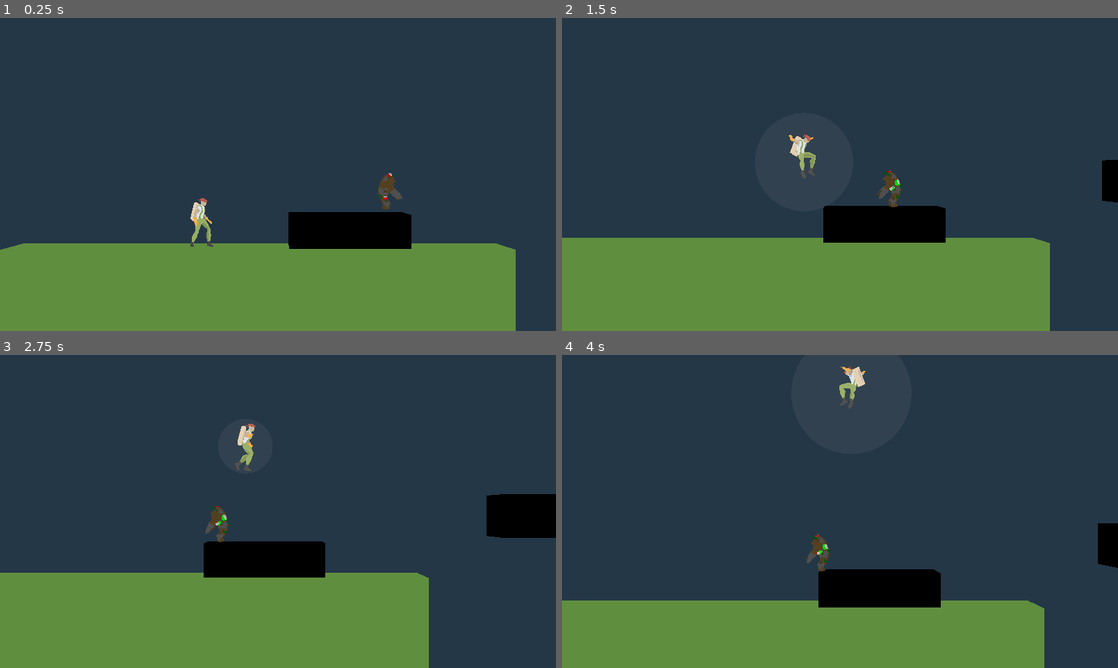
Above: before the commit, frames 1-4 (two rows, left to right).
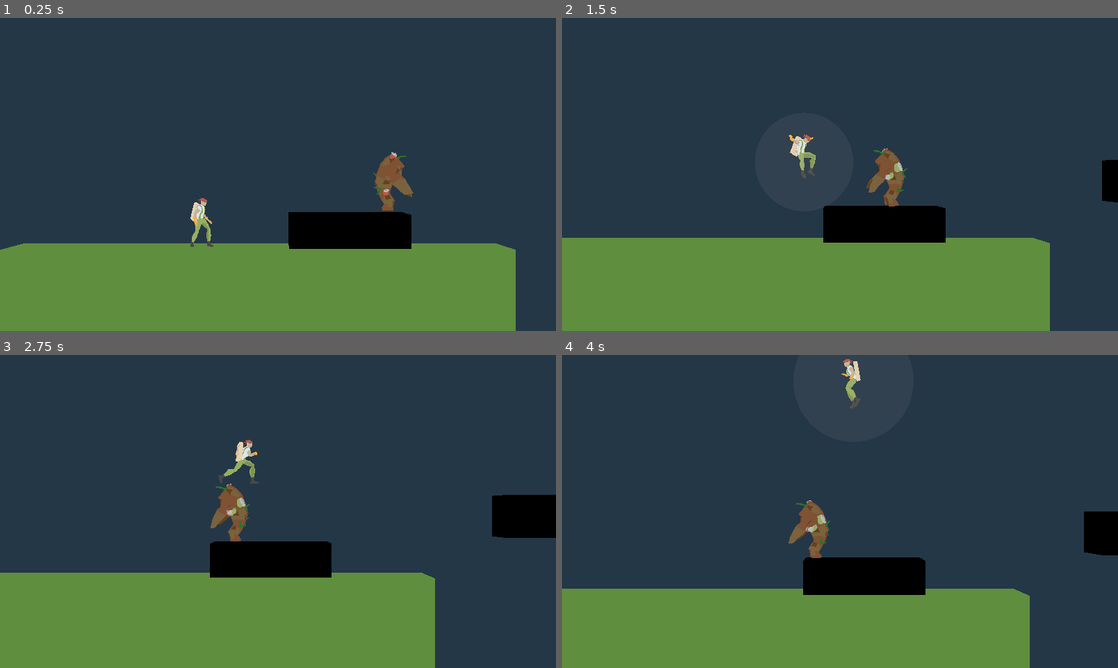
Above: after the commit, the same moments.

Repository: VLauren/BubbleJam
Game: Godot game, scene res://Scenes/levels/level01.tscn
Two runs of this game, one before a commit and one after it. Both use one fixed random seed, a clock stepped at 60 frames per second and the inputs below.
Inputs (mouse positions are in pixels of both pictures, inside the frame that each line leads up to):
- Up to frame 1 (0.25 s): no input
- Up to frame 2 (1.5 s): tap Enter (ui_accept) at 0.5, 0.6, 0.77, 1.07 s; move the mouse to (962, 158) at 0.52 s; hold Right (ui_right) 0.53-1.28 s; click (962, 158) at 0.67 s; move the mouse to (728, 190) at 1.27 s; hold Down (ui_down) from 1.28 s (still down); tap F at 1.35 s
- Up to frame 3 (2.75 s): tap Enter (ui_accept) at 1.52, 1.55, 1.82, 2.1 s; move the mouse to (333, 442) at 2.02 s; release Down (ui_down) at 2.03 s; hold Right (ui_right) from 2.03 s (still down)
- Up to frame 4 (4 s): move the mouse to (812, 574) at 2.77 s; release Right (ui_right) at 2.78 s; hold Up (ui_up) 2.78-3.53 s; tap F at 2.85 s; click (812, 574) at 2.92 s; tap Enter (ui_accept) at 3.02, 3.05, 3.32, 3.6, 3.77 s; move the mouse to (1006, 558) at 3.52 s; hold Left (ui_left) from 3.53 s (still down)

The runs differ from the first frame. In frame 1, 0.7% of the frame differs, in the area x 67-75%, y 42-62%; in frame 2, 0.7%; in frame 3, 2.0%; in frame 4, 6.6%, in the area x 0-100%, y 1-100%.

Commit message:
materiales caja, enemigo anim

Diff:
--- a/Materials/Enemigo/M_BasuraClaro.tres
+++ b/Materials/Enemigo/M_BasuraClaro.tres
@@ -4,4 +4,4 @@
 resource_name = "M_BasuraClaro"
 shading_mode = 0
 vertex_color_use_as_albedo = true
-albedo_color = Color(0.33, 0.25344, 0.1386, 1)
+albedo_color = Color(0.498039, 0.321569, 0.203922, 1)
--- a/Materials/Enemigo/M_BasuraGris.tres
+++ b/Materials/Enemigo/M_BasuraGris.tres
@@ -4,4 +4,4 @@
 resource_name = "M_BasuraGris"
 shading_mode = 0
 vertex_color_use_as_albedo = true
-albedo_color = Color(0.31, 0.31, 0.31, 1)
+albedo_color = Color(0.478431, 0.384314, 0.247059, 1)
--- a/Materials/Enemigo/M_BasuraNegro.tres
+++ b/Materials/Enemigo/M_BasuraNegro.tres
@@ -4,4 +4,4 @@
 resource_name = "M_BasuraNegro"
 shading_mode = 0
 vertex_color_use_as_albedo = true
-albedo_color = Color(0.13, 0.13, 0.13, 1)
+albedo_color = Color(0.239216, 0.247059, 0.254902, 1)
--- a/Materials/Enemigo/M_BasuraOjos.tres
+++ b/Materials/Enemigo/M_BasuraOjos.tres
@@ -4,4 +4,4 @@
 resource_name = "M_BasuraOjos"
 shading_mode = 0
 vertex_color_use_as_albedo = true
-albedo_color = Color(1, 0, 0, 1)
+albedo_color = Color(0.72549, 0.34902, 0.305882, 1)
--- a/Materials/Enemigo/M_BasuraOscuro.tres
+++ b/Materials/Enemigo/M_BasuraOscuro.tres
@@ -4,4 +4,4 @@
 resource_name = "M_BasuraOscuro"
 shading_mode = 0
 vertex_color_use_as_albedo = true
-albedo_color = Color(0.28, 0.217747, 0.1176, 1)
+albedo_color = Color(0.407843, 0.25098, 0.117647, 1)
--- a/Materials/Enemigo/M_Lata.tres
+++ b/Materials/Enemigo/M_Lata.tres
@@ -4,4 +4,4 @@
 resource_name = "M_Lata"
 shading_mode = 0
 vertex_color_use_as_albedo = true
-albedo_color = Color(0.8, 0, 0.0133331, 1)
+albedo_color = Color(0.72549, 0.34902, 0.305882, 1)
--- a/Materials/Enemigo/M_Lata2.tres
+++ b/Materials/Enemigo/M_Lata2.tres
@@ -4,4 +4,4 @@
 resource_name = "M_Lata2"
 shading_mode = 0
 vertex_color_use_as_albedo = true
-albedo_color = Color(0, 0.84, 0.028, 1)
+albedo_color = Color(0.588235, 0.678431, 0.4, 1)
--- a/Materials/Enemigo/M_LataBordecitos.tres
+++ b/Materials/Enemigo/M_LataBordecitos.tres
@@ -4,4 +4,4 @@
 resource_name = "M_LataBordecitos"
 shading_mode = 0
 vertex_color_use_as_albedo = true
-albedo_color = Color(0.73, 0.73, 0.73, 1)
+albedo_color = Color(0.729412, 0.729412, 0.729412, 1)
--- a/Materials/Enemigo/M_LataOscuro.tres
+++ b/Materials/Enemigo/M_LataOscuro.tres
@@ -4,4 +4,4 @@
 resource_name = "M_LataOscuro"
 shading_mode = 0
 vertex_color_use_as_albedo = true
-albedo_color = Color(0.5, 0.5, 0.5, 1)
+albedo_color = Color(0.556863, 0.572549, 0.588235, 1)
--- a/Materials/Enemigo/M_VerdeBolsa.tres
+++ b/Materials/Enemigo/M_VerdeBolsa.tres
@@ -4,4 +4,4 @@
 resource_name = "M_VerdeBolsa"
 shading_mode = 0
 vertex_color_use_as_albedo = true
-albedo_color = Color(0, 0.32, 0.0693333, 1)
+albedo_color = Color(0.189053, 0.44, 0.1848, 1)
--- a/Meshes/Prefabs/EnemyRubishScene.tscn
+++ b/Meshes/Prefabs/EnemyRubishScene.tscn
@@ -127,27 +127,27 @@
 [node name="EnemyRubish" instance=ExtResource("1_0nxbr")]
 
 [node name="Skeleton" parent="." index="0"]
-bones/0/position = Vector3(-0.00827507, 1.21972, 0.067962)
-bones/0/rotation = Quaternion(-0.00406478, 0.00100672, -0.00544837, 0.999976)
-bones/1/rotation = Quaternion(0.143255, 0.000454429, -0.000719598, 0.989686)
-bones/2/rotation = Quaternion(0.173302, 0.00271655, 0.00865634, 0.984827)
-bones/3/rotation = Quaternion(0.107332, 0.00221104, 0.00843825, 0.994185)
-bones/4/rotation = Quaternion(0.0240672, -0.00806568, 0.00118168, 0.999677)
-bones/5/rotation = Quaternion(-0.198428, 0.0223342, -0.0160353, 0.97973)
-bones/7/rotation = Quaternion(0.285593, 0.525646, 0.613367, -0.515669)
-bones/8/rotation = Quaternion(0.17788, 0.936412, -0.168034, 0.251508)
-bones/9/rotation = Quaternion(0.432767, -0.652541, 0.198254, 0.589575)
-bones/11/rotation = Quaternion(0.314695, -0.519145, -0.58744, -0.535136)
-bones/12/rotation = Quaternion(-0.128118, 0.934142, -0.248594, -0.221733)
-bones/13/rotation = Quaternion(0.460288, 0.742177, -0.256714, 0.414013)
-bones/15/rotation = Quaternion(0.0821222, 0.247608, 0.945344, -0.195631)
-bones/16/rotation = Quaternion(0.11365, 0.868235, -0.482948, 0.00358993)
-bones/17/rotation = Quaternion(-0.0835791, 0.525109, -0.845771, -0.0441161)
-bones/18/rotation = Quaternion(0.109968, 0.993371, 0.0319902, 0.00987651)
-bones/20/rotation = Quaternion(-0.149075, 0.28665, 0.934834, 0.147292)
-bones/21/rotation = Quaternion(-0.0118353, 0.907384, -0.418442, 0.0376879)
-bones/22/rotation = Quaternion(0.091639, 0.613779, -0.783285, -0.0366368)
-bones/23/rotation = Quaternion(-0.0835875, 0.9965, 2.54045e-05, -2.12586e-06)
+bones/0/position = Vector3(-0.00999479, 1.2181, 0.0701121)
+bones/0/rotation = Quaternion(-0.00189516, 0.000604248, -0.00497917, 0.999986)
+bones/1/rotation = Quaternion(0.143954, 0.000476851, -0.000787081, 0.989584)
+bones/2/rotation = Quaternion(0.1747, 0.00266413, 0.00845526, 0.984582)
+bones/3/rotation = Quaternion(0.109688, 0.00227421, 0.00839742, 0.993928)
+bones/4/rotation = Quaternion(0.0260064, -0.00801465, 0.00090312, 0.999629)
+bones/5/rotation = Quaternion(-0.188705, 0.0236753, -0.0174357, 0.981593)
+bones/7/rotation = Quaternion(0.286105, 0.524907, 0.613104, -0.51645)
+bones/8/rotation = Quaternion(0.183398, 0.933552, -0.161734, 0.262083)
+bones/9/rotation = Quaternion(0.430389, -0.654195, 0.192797, 0.59129)
+bones/11/rotation = Quaternion(0.313438, -0.518017, -0.590219, -0.533907)
+bones/12/rotation = Quaternion(-0.131217, 0.933666, -0.242067, -0.229028)
+bones/13/rotation = Quaternion(0.459989, 0.742708, -0.254789, 0.414582)
+bones/15/rotation = Quaternion(0.0812084, 0.248995, 0.945009, -0.195869)
+bones/16/rotation = Quaternion(0.114325, 0.867775, -0.483619, 0.00278925)
+bones/17/rotation = Quaternion(-0.0827292, 0.523422, -0.847006, -0.0420141)
+bones/18/rotation = Quaternion(0.112648, 0.993092, 0.0312757, 0.0100056)
+bones/20/rotation = Quaternion(-0.148443, 0.289103, 0.934194, 0.147191)
+bones/21/rotation = Quaternion(-0.0131713, 0.906388, -0.420394, 0.039435)
+bones/22/rotation = Quaternion(0.090917, 0.612112, -0.78469, -0.0362482)
+bones/23/rotation = Quaternion(-0.0849514, 0.996385, 2.51234e-05, -2.17184e-06)
 
 [node name="AnimationPlayer" parent="." index="1"]
 libraries = {
--- a/Scenes/enemy.tscn
+++ b/Scenes/enemy.tscn
@@ -5,16 +5,16 @@
 [ext_resource type="PackedScene" uid="uid://uk31leewjtbq" path="res://Meshes/Prefabs/EnemyRubishScene.tscn" id="3_l56c2"]
 
 [sub_resource type="CapsuleShape3D" id="CapsuleShape3D_aw2np"]
-radius = 0.398604
-height = 1.49982
+radius = 0.687802
+height = 2.49884
 
 [node name="Enemy" type="CharacterBody3D" groups=["enemy"]]
 script = ExtResource("1_ace5i")
 ProjectileScene = ExtResource("2_u2f30")
 
 [node name="CollisionShape3D" type="CollisionShape3D" parent="."]
-transform = Transform3D(1, 0, 0, 0, 1, 0, 0, 0, 1, 0.0284334, 0, 0)
+transform = Transform3D(1, 0, 0, 0, 1, 0, 0, 0, 1, 0.0908142, 0.40674, -0.0348823)
 shape = SubResource("CapsuleShape3D_aw2np")
 
 [node name="EnemyRubish" parent="." instance=ExtResource("3_l56c2")]
-transform = Transform3D(0.12941, 0, 0.482963, 0, 0.5, 0, -0.482963, 0, 0.12941, -0.0986556, -0.707309, 0)
+transform = Transform3D(0.207056, 0, 0.772741, 0, 0.8, 0, -0.772741, 0, 0.207056, -0.0986556, -0.758053, 0)
--- a/Scenes/levels/level03.tscn
+++ b/Scenes/levels/level03.tscn
@@ -1,13 +1,14 @@
-[gd_scene load_steps=9 format=3 uid="uid://rh4qft7sotor"]
+[gd_scene load_steps=10 format=3 uid="uid://rh4qft7sotor"]
 
 [ext_resource type="PackedScene" uid="uid://bs7sai2tuoww0" path="res://Scenes/camera.tscn" id="1_whuoq"]
 [ext_resource type="PackedScene" uid="uid://7wl1lrith1tu" path="res://Scenes/mainChar.tscn" id="3_8wv54"]
 [ext_resource type="PackedScene" uid="uid://b5xegt20ea1kd" path="res://Scenes/trigger_level_end.tscn" id="3_33rye"]
-[ext_resource type="PackedScene" uid="uid://c46sccr4mwx1i" path="res://Meshes/Prefabs/edificio_2_wtc.tscn" id="7_mjulr"]
-[ext_resource type="PackedScene" uid="uid://dbvix4dbgws4l" path="res://Meshes/Prefabs/Background.tscn" id="8_0l1tj"]
-[ext_resource type="PackedScene" uid="uid://bqj2c33qm2jbl" path="res://Meshes/Prefabs/pared_wtc.tscn" id="8_cboff"]
+[ext_resource type="PackedScene" path="res://Meshes/Prefabs/edificio_2_wtc.tscn" id="7_mjulr"]
+[ext_resource type="PackedScene" path="res://Meshes/Prefabs/Background.tscn" id="8_0l1tj"]
+[ext_resource type="PackedScene" path="res://Meshes/Prefabs/pared_wtc.tscn" id="8_cboff"]
 [ext_resource type="PackedScene" uid="uid://dtutmtesa5ebd" path="res://Meshes/Escenario/Vigas.glb" id="8_ccrqg"]
-[ext_resource type="PackedScene" uid="uid://b3swmces4rcbq" path="res://Meshes/Prefabs/edificio_1_wtc.tscn" id="8_judsh"]
+[ext_resource type="PackedScene" path="res://Meshes/Prefabs/edificio_1_wtc.tscn" id="8_judsh"]
+[ext_resource type="PackedScene" uid="uid://cnn1uu4cq4sae" path="res://Scenes/enemy.tscn" id="9_kmgxt"]
 
 [node name="Node3D" type="Node3D"]
 transform = Transform3D(0.993791, 0, 0, 0, 0.993791, 0, 0, 0, 0.993791, 0, 0, 0)
@@ -89,3 +90,6 @@
 
 [node name="Background" parent="." instance=ExtResource("8_0l1tj")]
 transform = Transform3D(0.630156, 0, 0, 0, 0.630156, 0, 0, 0, 0.630156, 11.048, -31.5675, -31.8676)
+
+[node name="Enemy" parent="." instance=ExtResource("9_kmgxt")]
+transform = Transform3D(1.00625, 0, 0, 0, 1.00625, 0, 0, 0, 1.00625, 15.2624, -0.222096, -0.943613)
--- a/Scripts/enemy.gd
+++ b/Scripts/enemy.gd
@@ -18,13 +18,16 @@
 
 var canShoot = false
 
+var lastAnimationName = ""
+
 func _ready() -> void:
 	direction = Vector2(1, 0)
 	previousPosition = position
 	player = get_tree().get_nodes_in_group("player")[0]
-	# player = get_parent().get_tree().get_nodes_in_group("player")[0]
-	# print(get_parent().get_parent())
+	changeAnimation("enemy_idle")
+
 	await get_tree().create_timer(3).timeout
+
 	canShoot = true
 
 func _process(delta: float) -> void:
@@ -32,9 +35,9 @@
 	var rot : float
 	rot = $EnemyRubish.rotation.y
 	if(velocity.x > 0):
-		rot = rotate_toward($EnemyRubish.rotation.y, PI/2+0.01, delta * 10)
+		rot = rotate_toward($EnemyRubish.rotation.y, PI/2+0.01, delta * 6)
 	if(velocity.x < 0):
-		rot = rotate_toward($EnemyRubish.rotation.y, -PI/2-0.01, delta * 10)
+		rot = rotate_toward($EnemyRubish.rotation.y, -PI/2-0.01, delta * 6)
 	$EnemyRubish.rotation.y = rot
 
 	if(state == MOVING):
@@ -79,7 +82,7 @@
 
 func shoot():
 	canShoot = false
-	# shoot animation
+	changeAnimation("enemy_fire")
 	await get_tree().create_timer(1).timeout
 
 	# spawn projectil
@@ -99,3 +102,9 @@
 func death():
 	print("enemy death")
 	queue_free()
+
+func changeAnimation(animationName, transitionTime = 0.1):
+	if(animationName != lastAnimationName):
+		print(animationName)
+		lastAnimationName = animationName
+		$EnemyRubish/AnimationPlayer.play(animationName, transitionTime, 1)
